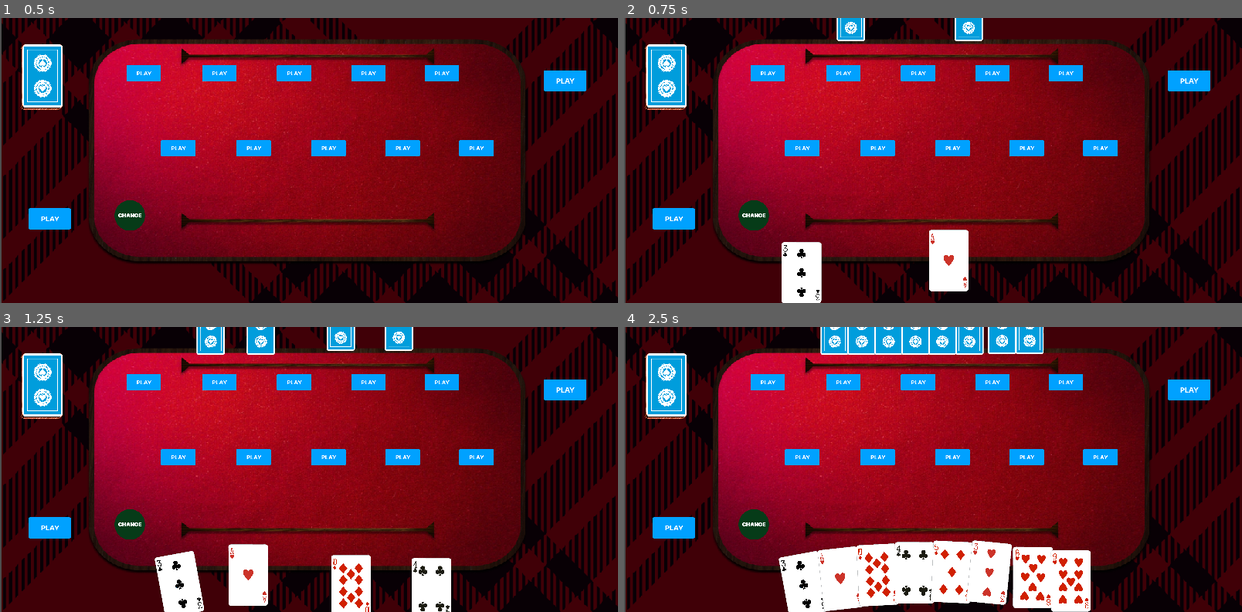
Above: before the commit, frames 1-4 (two rows, left to right).
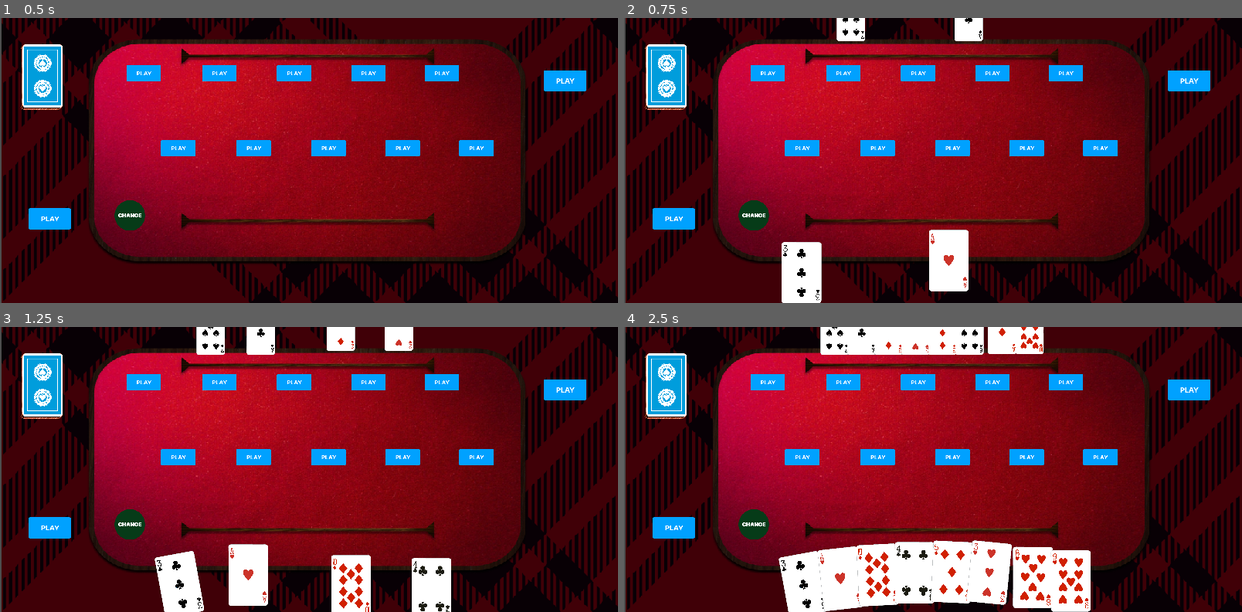
Above: after the commit, the same moments.

Repository: SizoDevelops/CardGame
Game: Godot game, scene res://main.tscn
Same seed, same stepped clock (60 frames per second), same inputs: the game is played once before the commit and once after it.
Inputs (mouse positions are in pixels of both pictures, inside the frame that each line leads up to):
- Up to frame 1 (0.5 s): no input
- Up to frame 2 (0.75 s): tap Enter at 0.5 s; drag from (766, 72) to (994, 72) at 0.52 s
- Up to frame 3 (1.25 s): no input
- Up to frame 4 (2.5 s): drag from (803, 583) to (976, 586) at 1.27 s; move the mouse to (852, 577) at 2.02 s; click (852, 577) at 2.17 s

Frame 1 is identical in both runs. In frame 2, 0.5% of the frame differs, in the area x 34-58%, y 0-8%; in frame 3, 1.2%; in frame 4, 2.6%, in the area x 32-68%, y 0-10%.

Commit message:
Implementing the AI p2

Diff:
--- a/scripts/enemy_hand.gd
+++ b/scripts/enemy_hand.gd
@@ -34,7 +34,7 @@
 
 		fullpart = firstpart + secondpart
 		hand[i].front = card_path+fullpart
-		hand[i].change_sprite("res://PNG/blue_back.png")
+		hand[i].change_sprite(card_path+fullpart)
 
 
 
--- a/scripts/hand.gd
+++ b/scripts/hand.gd
@@ -144,3 +144,9 @@
 
 func give_hand():
 	return hand
+
+
+
+func sorted_hand():
+	hand.sort_custom(func(a, b): return a.cardvalue > b.cardvalue)
+	return hand
--- a/scripts/main.gd
+++ b/scripts/main.gd
@@ -113,7 +113,7 @@
 
 func _on_table_area_id_set(id, node, slider, label):
 	table_card_pos = node.get_global_position()
-	play_hand(id, table_card_pos, slider, label)
+	play_hand(id, table_card_pos, slider)
 
 
 func _process(_delta):
@@ -163,10 +163,10 @@
 			else:
 				pile["stack"].stack.visible = true
 
-func play_hand(id, pos,slider, label):
+func play_hand(id, pos,slider):
 
 	# Place card on table id theres only one card selected  and that card or a card of the same value is not on the table
-	if stack_holder.size() == 1  and !has_stack() and !card_in_pile(stack_holder[0]) and build_count() < 1  and !is_position_occupied(pos) and build_count() < 2:
+	if stack_holder.size() == 1  and !has_stack(total) and !card_in_pile(stack_holder) and build_count() < 1  and !is_position_occupied(pos) and build_count() < 2:
 		slider.value = total
 		#print(player_hand.player_pile["cards"])
 		stacks_to_capture.clear()
@@ -174,7 +174,7 @@
 			add_card(card, id, slider.value, pos)
 
 # Place card if only one card selected and that card is onready on the table and you have the same value card on hand meaning stack
-	elif stack_holder.size() == 1 and has_stack() and can_steal(stack_holder[0], id) and hand_has_card() and is_position_occupied((pos)):
+	elif stack_holder.size() == 1 and has_stack(total) and can_steal(stack_holder, pos) and hand_has_card() and is_position_occupied((pos)):
 		slider.value = total
 		#print("Called")
 		stacks_to_capture.clear()
@@ -192,14 +192,14 @@
 		auto_capture(store, id)
 
 # Prevents creating multiple identical stack
-	elif stack_holder.size() > 1  and hand_has_card() and !has_stack() and has_permission(pos):
+	elif stack_holder.size() > 1  and hand_has_card() and can_steal(stack_holder, pos) and !has_stack(total) and has_permission(pos):
 		slider.value = total
-		print("Called")
+		#print("Called")
 		stacks_to_capture.clear()
 		for card in sorted_stack(stack_holder):
 			add_card(card, id, slider.value, pos)
 
-	elif stack_holder.size() > 1 and hand_has_card() and has_stack() and is_position_occupied(pos) and has_permission(pos):
+	elif stack_holder.size() > 1 and hand_has_card() and can_steal(stack_holder, pos) and has_stack(total) and is_position_occupied(pos) and has_permission(pos):
 		slider.value = total
 		stacks_to_capture.clear()
 		#print("Here")
@@ -219,13 +219,13 @@
 		remove_from_pile(card)
 
 	stack_holder.clear()
-	print(enemy.player_pile["cards"])
+
 	player_hand.selected_card = null
 
 # Check if theres a pile or stack of the same value
-func has_stack():
+func has_stack(tot):
 	for stack in table_holder:
-		if stack["value"] == total:
+		if stack["value"] == tot:
 			return true
 	return false
 
@@ -253,9 +253,10 @@
 			return true
 	return false
 
-func card_in_pile(card):
-	if card in enemy.player_pile["cards"]:
-		return true
+func card_in_pile(cards):
+	for card in cards:
+		if card in enemy.player_pile["cards"]:
+			return true
 	return false
 
 func auto_capture(store, id):
@@ -277,11 +278,11 @@
 		captured = true
 
 
-func can_steal(card, stack_id):
+func can_steal(cards, pos):
 	for stack in table_holder:
-		if card_in_pile(card) and stack["id"] == stack_id and stack["value"] == card.cardvalue:
-			return true
-		elif !card_in_pile(card):
+		if card_in_pile(cards) and is_position_occupied(pos):
+			return true
+		elif !card_in_pile(cards):
 			return true
 	return false
 
@@ -301,8 +302,11 @@
 			return true
 	return false
 
-
-
+func player_build():
+	for stacks in table_holder:
+		if stacks["owner"] == player_hand.player_id:
+			return stacks["value"]
+	return null
 # Add and move card to the table
 func add_card(card, id, value, pos):
 #Move a card that's onlready on the table
@@ -486,6 +490,7 @@
 		temp += i.cardvalue
 	total = temp
 
+
 func _remove_from_stack(card):
 	stack_holder.erase(card)
 	var temp = 0
@@ -493,6 +498,7 @@
 		temp += i.cardvalue
 	total = temp
 	player_hand.selected_card = null
+
 
 func _active_card(card):
 	for i in player_hand.hand.size():
@@ -572,18 +578,70 @@
 	change_turn()
 
 
-# Implement AI
 func play_ai_move():
+# Check valid moves
+	ai_valid_moves()
+
+func ai_valid_moves():
+	var moves = []
+	var priority_moves = []
+	var card_total = 0
 	if current_turn == 2:
-		var random_card = player_hand.hand.pick_random()
-		var random_area = table_areas.pick_random()
-
-		random_card.select_card()
-
-		play_hand(random_area.area_id, random_area.position_node.get_global_position(), random_area.h_slider, random_area.label)
-
-
-		if hand_card_played:
-			random_card.change_sprite(random_card.front)
-			change_turn()
-			return
+# find duplicated cards
+		for i in player_hand.hand.size():
+			card_total = 0
+			var card = player_hand.hand[i]
+			for cards in player_hand.hand:
+				if card.cardvalue == cards.cardvalue:
+					card_total += 1
+
+			if card_total > 1 and card.cardvalue not in priority_moves:
+				priority_moves.append(card.cardvalue)
+
+		print(priority_moves)
+
+	# pick cards that make up the largest priority move
+		var hold_values = []
+		for values in table_holder:
+			if values["owner"] != player_hand.player_id and values["build"] == "single":
+				hold_values.append({"value": values["value"], "stack":values["stack"]})
+
+
+
+		var highest = priority_moves.max()
+		if highest < player_hand.sorted_hand()[0].cardvalue and !player_build():
+			highest = player_hand.sorted_hand()[0].cardvalue
+		elif player_build():
+			highest = player_build()
+		if enemy.player_pile["cards"].size() > 0 and has_stack(highest):
+			hold_values.append({"value": enemy.player_pile["cards"][enemy.player_pile["cards"].size() - 1].cardvalue, "stack": [enemy.player_pile["cards"][enemy.player_pile["cards"].size() - 1]]})
+		var r = find_combinations_with_most_numbers(hold_values, highest)
+		print(r, "    ", highest)
+
+
+func find_combinations_with_most_numbers(arr, max_sum):
+	arr.sort_custom(_compare_values)  # Sort the array based on the "value"
+	var all_combinations = {}
+
+	for target_sum in range(max_sum, 0, -1):
+		var result = []
+		_backtrack(arr, 0, [], target_sum, result)
+		if result.size() > 0:
+			all_combinations[target_sum] = result
+	return all_combinations
+
+func _backtrack(arr, start, path, target, result):
+	if target == 0:
+		result.append(path.duplicate())  # Add a copy of the current path to the result
+		return
+
+	for i in range(start, arr.size()):
+		if arr[i]["value"] > target:
+			break
+		# Recursively build the combination, ensuring each object is used only once
+		path.append(arr[i]["stack"])
+		_backtrack(arr, i + 1, path, target - arr[i]["value"], result)  # Move to the next index
+		path.pop_back()  # Remove the last element to backtrack
+
+func _compare_values(a, b):
+	return a["value"] - b["value"]
